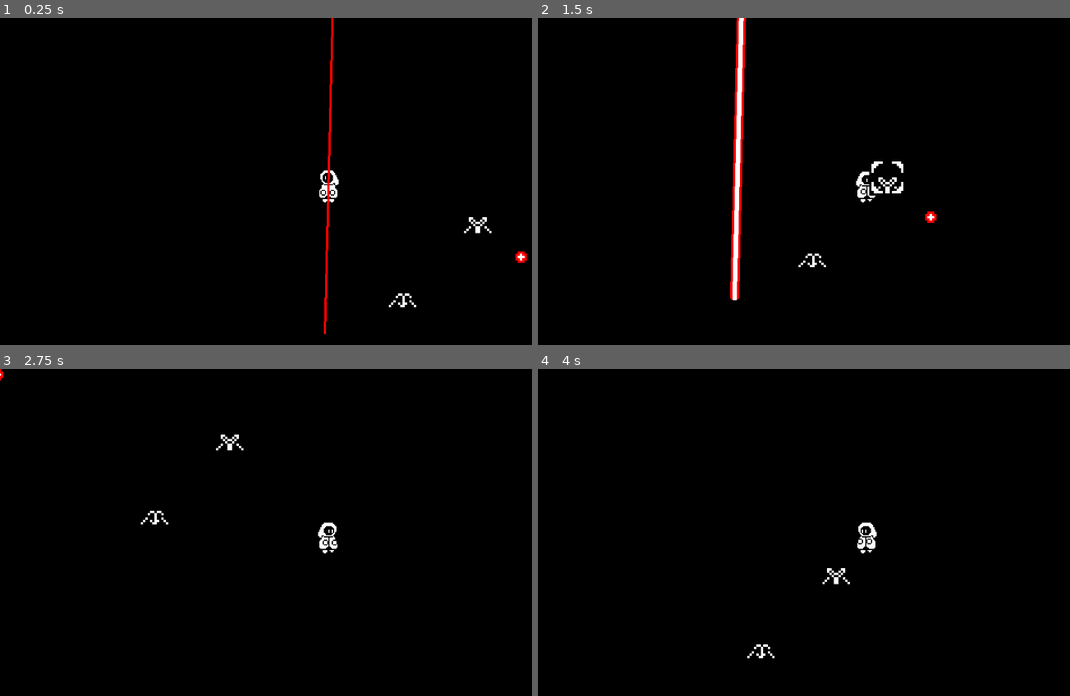
Above: before the commit, frames 1-4 (two rows, left to right).
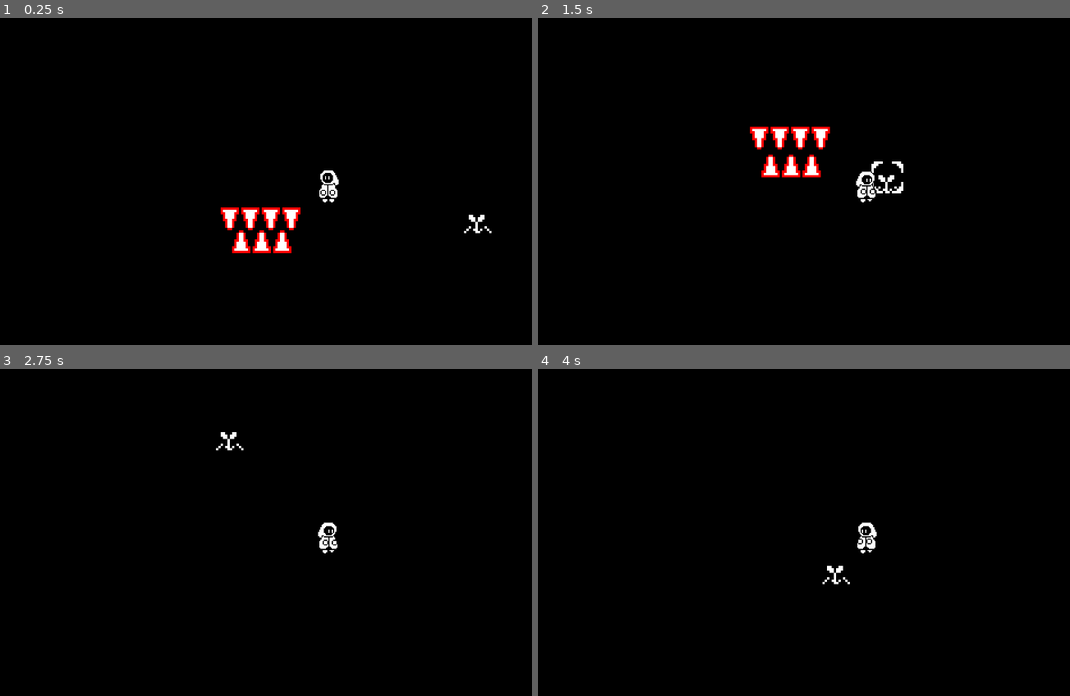
Above: after the commit, the same moments.

Repository: TheEggmo/Hexed-Harvest
Game: Godot game, scene res://test_level.tscn
The game is run twice, just before and just after one commit, with the same random seed, the same clock (stepped at 60 frames per second) and the same inputs. This scene is started directly instead of the project's main scene.
Inputs:
- Up to frame 1 (0.25 s): no input
- Up to frame 2 (1.5 s): hold D (right) 0.53-1.28 s; tap Space (interact) at 0.6 s; hold Down (down) from 1.28 s (still down); tap Shift (sprint) at 1.35 s
- Up to frame 3 (2.75 s): release Down (down) at 2.03 s; hold D (right) from 2.03 s (still down); tap Space (interact) at 2.1 s
- Up to frame 4 (4 s): release D (right) at 2.78 s; hold W (up) 2.78-3.53 s; tap Shift (sprint) at 2.85 s; hold A (left) from 3.53 s (still down); tap Space (interact) at 3.6 s

The runs differ from the first frame. In frame 1, 2.0% of the frame differs, in the area x 41-100%, y 0-97%; in frame 2, 3.1%, in the area x 36-75%, y 0-87%; in frame 3, 0.2%; in frame 4, 0.2%.

Commit message:
Melon attack
Plus some fixes

Diff:
--- /dev/null
+++ b/Plants/Attacks/melon_projectile.gd
@@ -0,0 +1,21 @@
+extends CharacterBody2D
+
+@export var move_speed = 100
+
+@export var windup = true
+var target_hurtbox
+
+func _physics_process(delta):
+	if windup:
+		velocity = global_position.direction_to(Global.get_player_position()) * move_speed
+		move_and_slide()
+	else:
+		$AnimationPlayer.play("Chomp")
+		if target_hurtbox:
+			target_hurtbox.activate()
+
+func _on_hitbox_area_entered(area):
+	target_hurtbox = area
+
+func _on_hitbox_area_exited(area):
+	target_hurtbox = null
--- /dev/null
+++ b/Plants/Attacks/melon_projectile.tscn
@@ -0,0 +1,187 @@
+[gd_scene load_steps=8 format=3 uid="uid://ci02bq8fuy4fa"]
+
+[ext_resource type="Texture2D" uid="uid://68j3gn47mhus" path="res://Plants/Attacks/teef.png" id="1_0ltp5"]
+[ext_resource type="Script" path="res://Plants/Attacks/melon_projectile.gd" id="1_vpig3"]
+
+[sub_resource type="Animation" id="Animation_ftjsf"]
+resource_name = "Windup"
+tracks/0/type = "value"
+tracks/0/imported = false
+tracks/0/enabled = true
+tracks/0/path = NodePath("Lower:position")
+tracks/0/interp = 1
+tracks/0/loop_wrap = true
+tracks/0/keys = {
+"times": PackedFloat32Array(0, 1),
+"transitions": PackedFloat32Array(1, 1),
+"update": 0,
+"values": [Vector2(0, 8), Vector2(0, 16)]
+}
+tracks/1/type = "value"
+tracks/1/imported = false
+tracks/1/enabled = true
+tracks/1/path = NodePath("Upper:position")
+tracks/1/interp = 1
+tracks/1/loop_wrap = true
+tracks/1/keys = {
+"times": PackedFloat32Array(0, 1),
+"transitions": PackedFloat32Array(1, 1),
+"update": 0,
+"values": [Vector2(0, -8), Vector2(0, -16)]
+}
+tracks/2/type = "value"
+tracks/2/imported = false
+tracks/2/enabled = true
+tracks/2/path = NodePath(".:windup")
+tracks/2/interp = 1
+tracks/2/loop_wrap = true
+tracks/2/keys = {
+"times": PackedFloat32Array(0, 1),
+"transitions": PackedFloat32Array(1, 1),
+"update": 1,
+"values": [true, false]
+}
+
+[sub_resource type="Animation" id="Animation_xej74"]
+length = 0.001
+tracks/0/type = "value"
+tracks/0/imported = false
+tracks/0/enabled = true
+tracks/0/path = NodePath("Lower:position")
+tracks/0/interp = 1
+tracks/0/loop_wrap = true
+tracks/0/keys = {
+"times": PackedFloat32Array(0),
+"transitions": PackedFloat32Array(1),
+"update": 0,
+"values": [Vector2(0, 8)]
+}
+tracks/1/type = "value"
+tracks/1/imported = false
+tracks/1/enabled = true
+tracks/1/path = NodePath("Upper:position")
+tracks/1/interp = 1
+tracks/1/loop_wrap = true
+tracks/1/keys = {
+"times": PackedFloat32Array(0),
+"transitions": PackedFloat32Array(1),
+"update": 0,
+"values": [Vector2(0, -8)]
+}
+tracks/2/type = "value"
+tracks/2/imported = false
+tracks/2/enabled = true
+tracks/2/path = NodePath(".:modulate")
+tracks/2/interp = 1
+tracks/2/loop_wrap = true
+tracks/2/keys = {
+"times": PackedFloat32Array(0),
+"transitions": PackedFloat32Array(1),
+"update": 0,
+"values": [Color(1, 1, 1, 1)]
+}
+
+[sub_resource type="Animation" id="Animation_fk628"]
+resource_name = "Chomp"
+length = 1.5
+step = 0.05
+tracks/0/type = "value"
+tracks/0/imported = false
+tracks/0/enabled = true
+tracks/0/path = NodePath("Lower:position")
+tracks/0/interp = 1
+tracks/0/loop_wrap = true
+tracks/0/keys = {
+"times": PackedFloat32Array(0, 0.05, 0.3, 0.35, 0.6, 0.65, 0.9, 0.95),
+"transitions": PackedFloat32Array(1, 1, 1, 1, 1, 1, 1, 1),
+"update": 0,
+"values": [Vector2(0, 16), Vector2(0, 8), Vector2(0, 16), Vector2(0, 8), Vector2(0, 16), Vector2(0, 8), Vector2(0, 16), Vector2(0, 8)]
+}
+tracks/1/type = "value"
+tracks/1/imported = false
+tracks/1/enabled = true
+tracks/1/path = NodePath("Upper:position")
+tracks/1/interp = 1
+tracks/1/loop_wrap = true
+tracks/1/keys = {
+"times": PackedFloat32Array(0, 0.05, 0.3, 0.35, 0.6, 0.65, 0.9, 0.95),
+"transitions": PackedFloat32Array(1, 1, 1, 1, 1, 1, 1, 1),
+"update": 0,
+"values": [Vector2(0, -16), Vector2(0, -8), Vector2(0, -16), Vector2(0, -8), Vector2(0, -16), Vector2(0, -8), Vector2(0, -16), Vector2(0, -8)]
+}
+tracks/2/type = "value"
+tracks/2/imported = false
+tracks/2/enabled = true
+tracks/2/path = NodePath(".:modulate")
+tracks/2/interp = 1
+tracks/2/loop_wrap = true
+tracks/2/keys = {
+"times": PackedFloat32Array(1, 1.5),
+"transitions": PackedFloat32Array(1, 1),
+"update": 0,
+"values": [Color(1, 1, 1, 1), Color(1, 1, 1, 0)]
+}
+tracks/3/type = "method"
+tracks/3/imported = false
+tracks/3/enabled = true
+tracks/3/path = NodePath(".")
+tracks/3/interp = 1
+tracks/3/loop_wrap = true
+tracks/3/keys = {
+"times": PackedFloat32Array(1.5),
+"transitions": PackedFloat32Array(1),
+"values": [{
+"args": [],
+"method": &"queue_free"
+}]
+}
+
+[sub_resource type="AnimationLibrary" id="AnimationLibrary_a6rm8"]
+_data = {
+"Chomp": SubResource("Animation_fk628"),
+"RESET": SubResource("Animation_xej74"),
+"Windup": SubResource("Animation_ftjsf")
+}
+
+[sub_resource type="CapsuleShape2D" id="CapsuleShape2D_kljec"]
+radius = 16.0
+height = 50.0
+
+[node name="MelonProjectile" type="CharacterBody2D"]
+z_index = 1
+script = ExtResource("1_vpig3")
+move_speed = 150
+windup = false
+
+[node name="Lower" type="Sprite2D" parent="."]
+position = Vector2(0, 8)
+rotation = -3.14159
+texture = ExtResource("1_0ltp5")
+region_enabled = true
+region_rect = Rect2(0, 0, 74, 24)
+
+[node name="Upper" type="Sprite2D" parent="."]
+position = Vector2(0, -8)
+rotation = -3.14159
+texture = ExtResource("1_0ltp5")
+region_enabled = true
+region_rect = Rect2(0, 24, 74, 24)
+
+[node name="AnimationPlayer" type="AnimationPlayer" parent="."]
+libraries = {
+"": SubResource("AnimationLibrary_a6rm8")
+}
+autoplay = "Windup"
+
+[node name="Hitbox" type="Area2D" parent="."]
+collision_layer = 0
+collision_mask = 8
+
+[node name="CollisionShape2D" type="CollisionShape2D" parent="Hitbox"]
+rotation = 1.5708
+shape = SubResource("CapsuleShape2D_kljec")
+
+[node name="Timer" type="Timer" parent="."]
+
+[connection signal="area_entered" from="Hitbox" to="." method="_on_hitbox_area_entered"]
+[connection signal="area_exited" from="Hitbox" to="." method="_on_hitbox_area_exited"]
--- a/Plants/Attacks/parsnip_projectile.tscn
+++ b/Plants/Attacks/parsnip_projectile.tscn
@@ -13,7 +13,6 @@
 begin_cap_mode = 2
 
 [node name="AttackLine" type="Line2D" parent="."]
-points = PackedVector2Array(116, 23, 165, 38, -1, 1, -1, 48)
 width = 12.0
 texture = ExtResource("2_1dho5")
 texture_mode = 1
--- a/Plants/Plant.gd
+++ b/Plants/Plant.gd
@@ -97,7 +97,7 @@
 			corrupted = true
 			self.growth_stage = 2
 			$CorruptionTimer.stop()
-			if $AttackTimer:
+			if get_node_or_null("AttackTimer"):
 				$AttackTimer.start()
 		else:
 			corruption_chance += corruption_chance_ramp
@@ -124,8 +124,11 @@
 	atk_scene.global_position = $ParsnipBeamOrigin.global_position
 	Global.add_child(atk_scene)
 
+var melon_projectile_scene = preload("res://Plants/Attacks/melon_projectile.tscn")
 func attack_melon():
-	pass
+	var atk_scene = melon_projectile_scene.instantiate()
+	atk_scene.global_position = global_position
+	Global.add_child(atk_scene)
 
 var tomato_projectile_scene = preload("res://Plants/Attacks/tomato_projectile.tscn")
 func attack_tomato():
--- a/Player/player.tscn
+++ b/Player/player.tscn
@@ -368,6 +368,45 @@
 "RunHold": SubResource("Animation_lgklu")
 }
 
+[sub_resource type="Animation" id="Animation_2pyh1"]
+length = 0.001
+tracks/0/type = "value"
+tracks/0/imported = false
+tracks/0/enabled = true
+tracks/0/path = NodePath("Body:self_modulate")
+tracks/0/interp = 1
+tracks/0/loop_wrap = true
+tracks/0/keys = {
+"times": PackedFloat32Array(0),
+"transitions": PackedFloat32Array(1),
+"update": 0,
+"values": [Color(1, 1, 1, 1)]
+}
+tracks/1/type = "value"
+tracks/1/imported = false
+tracks/1/enabled = true
+tracks/1/path = NodePath("Body/Arms:self_modulate")
+tracks/1/interp = 1
+tracks/1/loop_wrap = true
+tracks/1/keys = {
+"times": PackedFloat32Array(0),
+"transitions": PackedFloat32Array(1),
+"update": 0,
+"values": [Color(1, 1, 1, 1)]
+}
+tracks/2/type = "value"
+tracks/2/imported = false
+tracks/2/enabled = true
+tracks/2/path = NodePath("Body/Eyes:self_modulate")
+tracks/2/interp = 1
+tracks/2/loop_wrap = true
+tracks/2/keys = {
+"times": PackedFloat32Array(0),
+"transitions": PackedFloat32Array(1),
+"update": 0,
+"values": [Color(1, 1, 1, 1)]
+}
+
 [sub_resource type="Animation" id="Animation_jig8c"]
 resource_name = "iframes"
 tracks/0/type = "value"
@@ -405,45 +444,6 @@
 "transitions": PackedFloat32Array(1, 1, 1, 1, 1, 1, 1, 1, 1, 1, 1, 1),
 "update": 1,
 "values": [Color(1, 1, 1, 1), Color(1, 1, 1, 0), Color(1, 1, 1, 1), Color(1, 1, 1, 0), Color(1, 1, 1, 1), Color(1, 1, 1, 0), Color(1, 1, 1, 1), Color(1, 1, 1, 0), Color(1, 1, 1, 1), Color(1, 1, 1, 0), Color(1, 1, 1, 1), Color(1, 1, 1, 0)]
-}
-
-[sub_resource type="Animation" id="Animation_2pyh1"]
-length = 0.001
-tracks/0/type = "value"
-tracks/0/imported = false
-tracks/0/enabled = true
-tracks/0/path = NodePath("Body:self_modulate")
-tracks/0/interp = 1
-tracks/0/loop_wrap = true
-tracks/0/keys = {
-"times": PackedFloat32Array(0),
-"transitions": PackedFloat32Array(1),
-"update": 0,
-"values": [Color(1, 1, 1, 1)]
-}
-tracks/1/type = "value"
-tracks/1/imported = false
-tracks/1/enabled = true
-tracks/1/path = NodePath("Body/Arms:self_modulate")
-tracks/1/interp = 1
-tracks/1/loop_wrap = true
-tracks/1/keys = {
-"times": PackedFloat32Array(0),
-"transitions": PackedFloat32Array(1),
-"update": 0,
-"values": [Color(1, 1, 1, 1)]
-}
-tracks/2/type = "value"
-tracks/2/imported = false
-tracks/2/enabled = true
-tracks/2/path = NodePath("Body/Eyes:self_modulate")
-tracks/2/interp = 1
-tracks/2/loop_wrap = true
-tracks/2/keys = {
-"times": PackedFloat32Array(0),
-"transitions": PackedFloat32Array(1),
-"update": 0,
-"values": [Color(1, 1, 1, 1)]
 }
 
 [sub_resource type="AnimationLibrary" id="AnimationLibrary_titcc"]
@@ -490,6 +490,7 @@
 radius = 19.0
 
 [node name="Player" type="CharacterBody2D" groups=["player"]]
+z_index = 1
 collision_layer = 0
 script = ExtResource("1_qr6y8")
 move_speed = 150
@@ -531,7 +532,6 @@
 
 [node name="HPController" type="Node2D" parent="."]
 script = ExtResource("5_4icno")
-max_hp = 1
 
 [node name="Hurtbox" type="Area2D" parent="HPController"]
 collision_layer = 8
--- a/Text/TextInstance.gd
+++ b/Text/TextInstance.gd
@@ -3,7 +3,7 @@
 @export var text = "TEXT"
 
 func _ready():
-	$Node2D/Label.text = text
+	$CenterContainer/Label.text = text
 
 func _on_AnimationPlayer_animation_finished(_anim_name):
 	queue_free()
--- a/level.tscn
+++ b/level.tscn
@@ -68,7 +68,6 @@
 allowed_plant = 3
 
 [node name="Player" parent="." instance=ExtResource("2_b2k15")]
-z_index = 1
 position = Vector2(288, 163)
 
 [node name="Camera2D" type="Camera2D" parent="Player"]
--- a/project.godot
+++ b/project.godot
@@ -22,6 +22,10 @@
 [display]
 
 window/stretch/mode="viewport"
+
+[editor]
+
+movie_writer/movie_file="C:/Users/bartl/Desktop/out.avi"
 
 [input]
 
--- a/test_level.tscn
+++ b/test_level.tscn
@@ -1,9 +1,8 @@
-[gd_scene load_steps=5 format=3 uid="uid://cfokrld4rml0s"]
+[gd_scene load_steps=4 format=3 uid="uid://cfokrld4rml0s"]
 
 [ext_resource type="PackedScene" uid="uid://bsnc521d2nh8w" path="res://Player/player.tscn" id="1_jpynq"]
 [ext_resource type="PackedScene" uid="uid://byd6pg53kkhah" path="res://Plants/plant.tscn" id="2_73l80"]
-[ext_resource type="PackedScene" uid="uid://brojul55onimt" path="res://Plants/Attacks/tomato_projectile.tscn" id="3_f2aki"]
-[ext_resource type="PackedScene" uid="uid://butwc8rnuoeth" path="res://Plants/Attacks/parsnip_projectile.tscn" id="4_aelkq"]
+[ext_resource type="PackedScene" uid="uid://ci02bq8fuy4fa" path="res://Plants/Attacks/melon_projectile.tscn" id="5_xy1dv"]
 
 [node name="test_level" type="Node2D"]
 
@@ -13,16 +12,9 @@
 [node name="Camera2D" type="Camera2D" parent="Player"]
 zoom = Vector2(2, 2)
 
-[node name="Plant" parent="." instance=ExtResource("2_73l80")]
-position = Vector2(175, 99)
-type = 3
-
 [node name="Plant2" parent="." instance=ExtResource("2_73l80")]
 position = Vector2(241, 34)
-type = 1
+type = 2
 
-[node name="TomatoProjectile" parent="." instance=ExtResource("3_f2aki")]
-position = Vector2(279, 69)
-
-[node name="ParsnipProjectile" parent="." instance=ExtResource("4_aelkq")]
-position = Vector2(107, 136)
+[node name="MelonProjectile" parent="." instance=ExtResource("5_xy1dv")]
+position = Vector2(18, 64)
Binary file added: Plants/Attacks/teef.aseprite
Binary file added: Plants/Attacks/teef.png
Not shown, added: Plants/Attacks/teef.png.import
Not shown, added: export_presets.cfg
Not shown, changed: .gitignore
